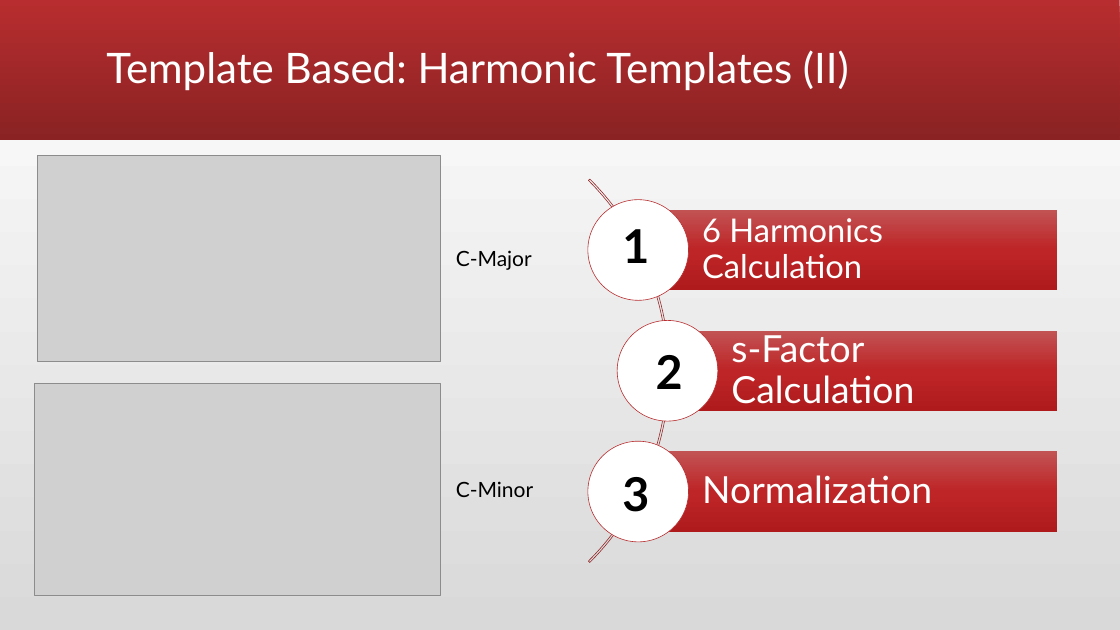
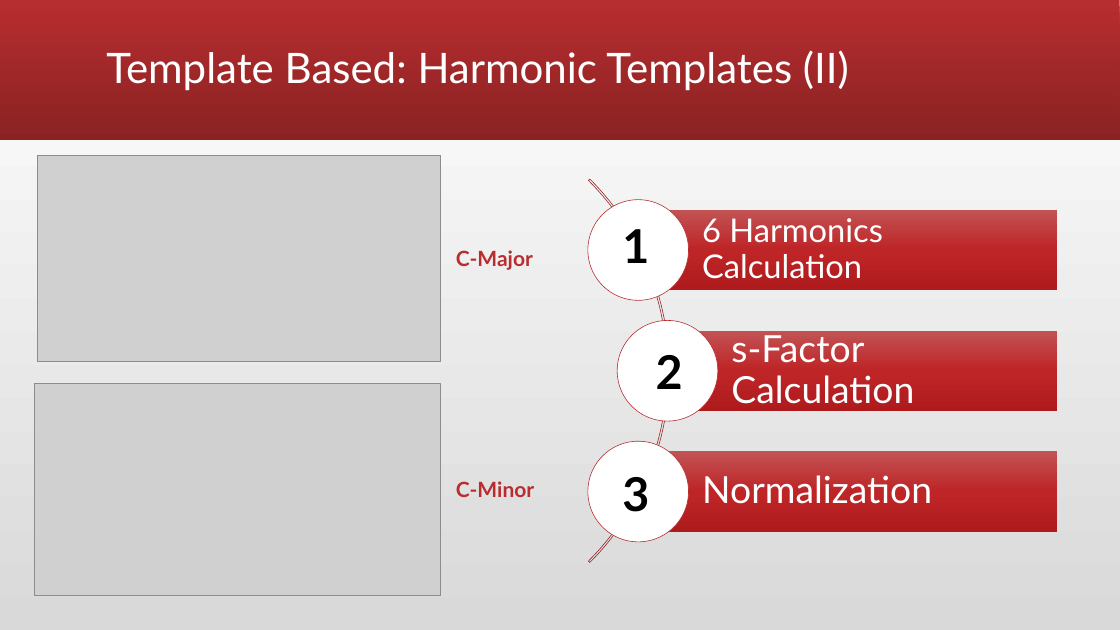
Before and after one commit to mattia-lecci/DSAP_Project, a slide deck: slide 8 of Final Presentation/finalpresentation.pptx (slide 7 before the commit). Drawn at 1120x630 pixels with LibreOffice and Linux fonts; fonts in the diff are those of the drawing; grey boxes stand for pictures. Boxes give left, top, right and bottom in pixels: in the first picture for what was removed or moved away, otherwise in the second. Text is boxed around its words. In the diff, an @@ line names an element or a change of style, - is before the commit and + after.

```diff
--- a/Final Presentation/finalpresentation.pptx
+++ b/Final Presentation/finalpresentation.pptx
@@ text "C-Major" at (456, 250, 533, 270): text colour #000000 to #B82D2F, bold on @@
@@ text "C-Minor" at (456, 481, 534, 497): text colour #000000 to #B82D2F, bold on @@
```
Also in this commit, not shown: 1 other file.
